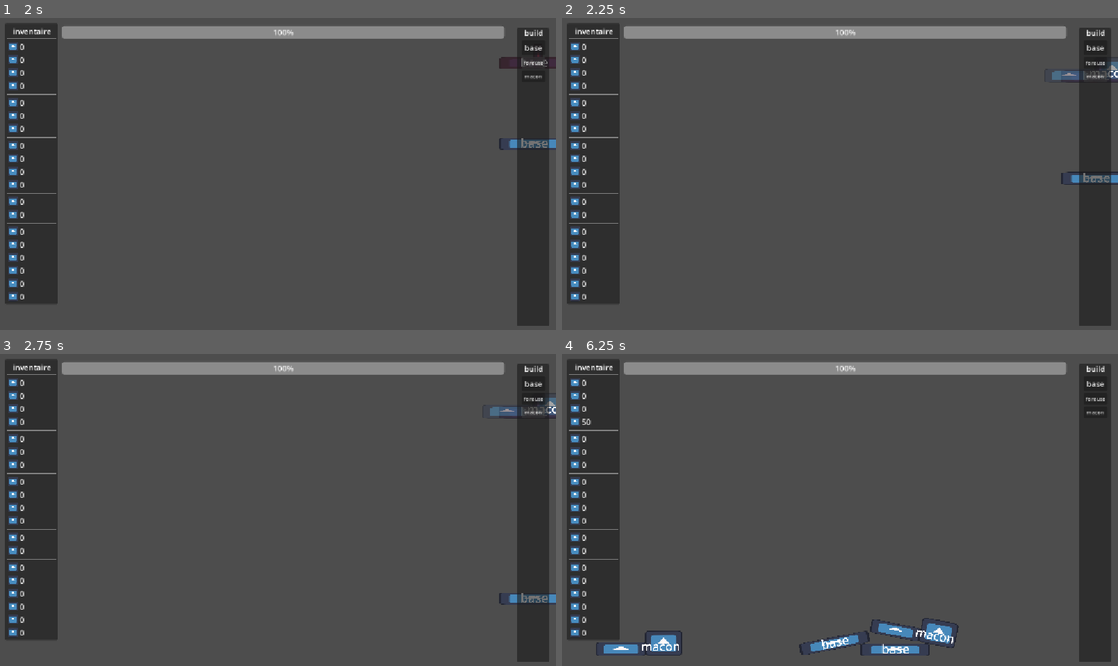
Above: before the commit, frames 1-4 (two rows, left to right).
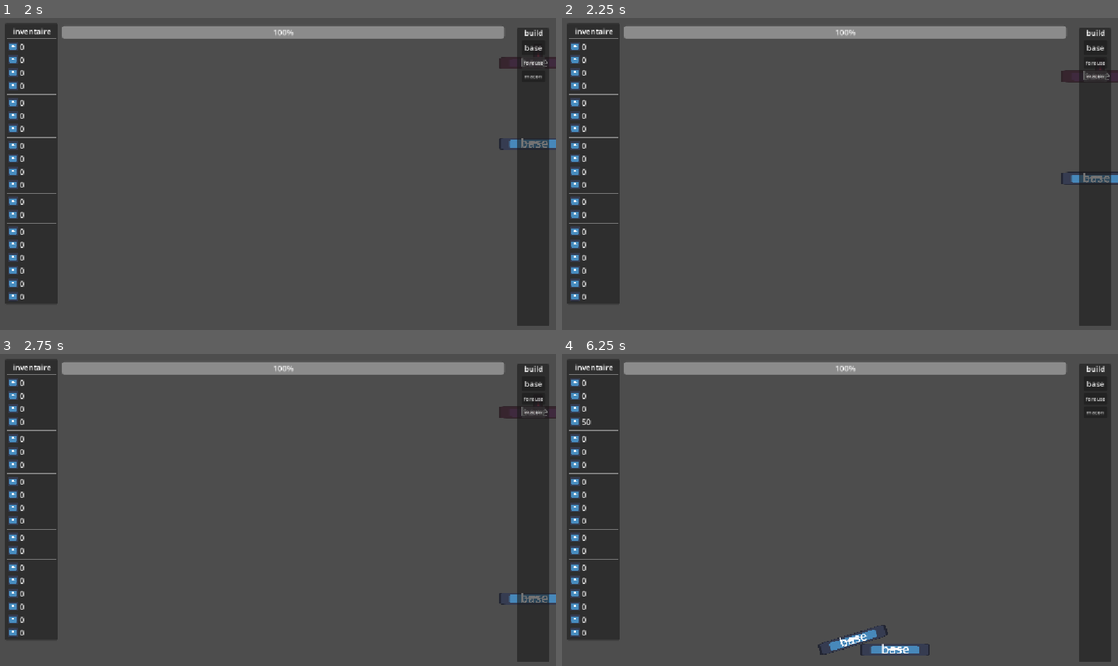
Above: after the commit, the same moments.

Repository: lucasbou-upsider/Indie-jam
Game: Godot game, scene res://scene/world.tscn
The game is run twice, just before and just after one commit, with the same random seed, the same clock (stepped at 60 frames per second) and the same inputs. The engine's default icon, where the game draws it, is replaced by a stand-in: a white triangle on a blue panel in a dark square.
Inputs (mouse positions are in pixels of both pictures, inside the frame that each line leads up to):
- Up to frame 1 (2 s): click "base" at 0.5 s; click "foreuse" at 1.25 s
- Up to frame 2 (2.25 s): click "macon" at 2 s
- Up to frame 3 (2.75 s): no input
- Up to frame 4 (6.25 s): move the mouse to (1095, 413) at 2.77 s; hold D (droite) 2.78-3.53 s; right-click (1095, 413) at 2.85 s; click (1095, 413) at 3.05 s; move the mouse to (728, 525) at 3.52 s; hold S (bas) 3.53-4.28 s; click (728, 525) at 3.6 s; right-click (728, 525) at 3.8 s; move the mouse to (895, 441) at 4.27 s; hold D (droite) 4.28-5.03 s; right-click (895, 441) at 4.35 s; click (895, 441) at 4.55 s; move the mouse to (812, 572) at 5.02 s; hold W (haut) 5.03-5.78 s; click (812, 572) at 5.1 s; right-click (812, 572) at 5.3 s; move the mouse to (1006, 556) at 5.77 s; hold A (gauche) from 5.78 s (still down); hold Shift (courir) from 5.78 s (still down); click (1006, 556) at 6.05 s

Frame 1 is identical in both runs. In frame 2, 0.3% of the frame differs, in the area x 88-100%, y 14-20%; in frame 3, 0.3%; in frame 4, 1.5%, in the area x 6-72%, y 84-97%.

Commit message:
destruction

Diff:
--- a/scene/craft/Base.gd
+++ b/scene/craft/Base.gd
@@ -21,8 +21,6 @@
 	if is_blueprint == true:
 		global_position = get_global_mouse_position()
 		linear_velocity = Vector2(0,0)
-	elif is_blueprint == false:
-		collision_shape_2d.disabled = false
 
 	# regarder si posibilité sde placer pour la couleur
 	if is_blueprint:
@@ -36,6 +34,7 @@
 func place_self():
 	if bodycount == 0:
 		is_blueprint = false
+		collision_shape_2d.disabled = false
 
 func _on_area_2d_area_exited(_area: Area2D) -> void:
 	#regarder si possible de placer
--- a/scene/craft/foreuse.gd
+++ b/scene/craft/foreuse.gd
@@ -25,10 +25,11 @@
 		place_self()
 
 	#destruction
-	if mouse_overed:
-		if Input.is_action_just_pressed("click droit"):
+	if Input.is_action_just_pressed("click droit"):
+		if mouse_overed:
 			GLOBAL.brique += cost
 			queue_free()
+		sleeping = false
 
 
 
--- a/scene/craft/macon.gd
+++ b/scene/craft/macon.gd
@@ -1,21 +1,35 @@
 extends RigidBody2D
 
-var pv := 10
+@export var pv := 10
 var is_blueprint := true
 var bodycount := 0
+var cost = 100
+var cost2 = 20
+var mouse_overed := true
 @onready var collision_shape_2d: CollisionPolygon2D = $PhysicsShape
 @onready var sprite_2d: Sprite2D = $Sprite2D
 
 
 func _ready() -> void:
-	collision_shape_2d.disabled = true
-
+	if GLOBAL.pierre >= cost and GLOBAL.bois >= cost2:
+		GLOBAL.pierre -= cost
+		GLOBAL.bois -= cost2
+	else:
+		queue_free()
 
 
 func _process(_delta: float) -> void:
 	# Input
 	if Input.is_action_just_pressed("click gauche"):
 		place_self()
+
+#destruction
+	if Input.is_action_just_pressed("click droit"):
+		if mouse_overed:
+			GLOBAL.brique += cost
+			queue_free()
+		sleeping = false
+
 
 	# blueprint
 	if is_blueprint:
@@ -31,24 +45,34 @@
 	else:
 		sprite_2d.modulate = Color(1.0, 0.98, 0.984, 0.98)
 
+#une fois le blueplrint fini placer
 func place_self():
 	if bodycount == 0:
 		is_blueprint = false
 		collision_shape_2d.disabled = false
-
-func _on_area_2d_area_exited(_area: Area2D) -> void:
-	if is_blueprint:
-		bodycount -= 1
-
-func _on_area_2d_area_entered(area: Area2D) -> void:
-	if is_blueprint:
-		bodycount += 1
-	elif not is_blueprint and not area.get_parent().is_blueprint:
-		if area.get_parent().get_parent().name == "kayou_spawn":
-			pv -= 1
 
 
 func _on_production_timer_timeout() -> void:
 	if GLOBAL.pierre >= 1:
 		GLOBAL.pierre -= 1
 		GLOBAL.brique += 1
+
+
+func _on_clearance_area_area_entered(area: Area2D) -> void:
+	#degats
+	if !is_blueprint:
+		print(area.get_parent().get_parent().name)
+		if area.get_parent().get_parent().name == "kayou_spawn":
+			pv -= 1
+	#regarder si possible de placer
+	if is_blueprint :
+		bodycount += 1
+func _on_clearance_area_area_exited(_area: Area2D) -> void:
+	if is_blueprint:
+		bodycount -= 1
+
+
+func _on_clearance_area_mouse_entered() -> void:
+	mouse_overed = true
+func _on_clearance_area_mouse_exited() -> void:
+	mouse_overed = false
--- a/scene/craft/macon.tscn
+++ b/scene/craft/macon.tscn
@@ -18,6 +18,7 @@
 
 [node name="PhysicsShape" type="CollisionPolygon2D" parent="." unique_id=1435343466]
 polygon = PackedVector2Array(-537, 60, -538, -76, -20, -77, -21, -199, 357, -199, 361, 63)
+disabled = true
 
 [node name="ClearanceArea" type="Area2D" parent="." unique_id=507090390]
 
@@ -38,4 +39,8 @@
 theme_override_font_sizes/font_size = 124
 text = "macon"
 
+[connection signal="area_entered" from="ClearanceArea" to="." method="_on_clearance_area_area_entered"]
+[connection signal="area_exited" from="ClearanceArea" to="." method="_on_clearance_area_area_exited"]
+[connection signal="mouse_entered" from="ClearanceArea" to="." method="_on_clearance_area_mouse_entered"]
+[connection signal="mouse_exited" from="ClearanceArea" to="." method="_on_clearance_area_mouse_exited"]
 [connection signal="timeout" from="ProductionTimer" to="." method="_on_production_timer_timeout"]
